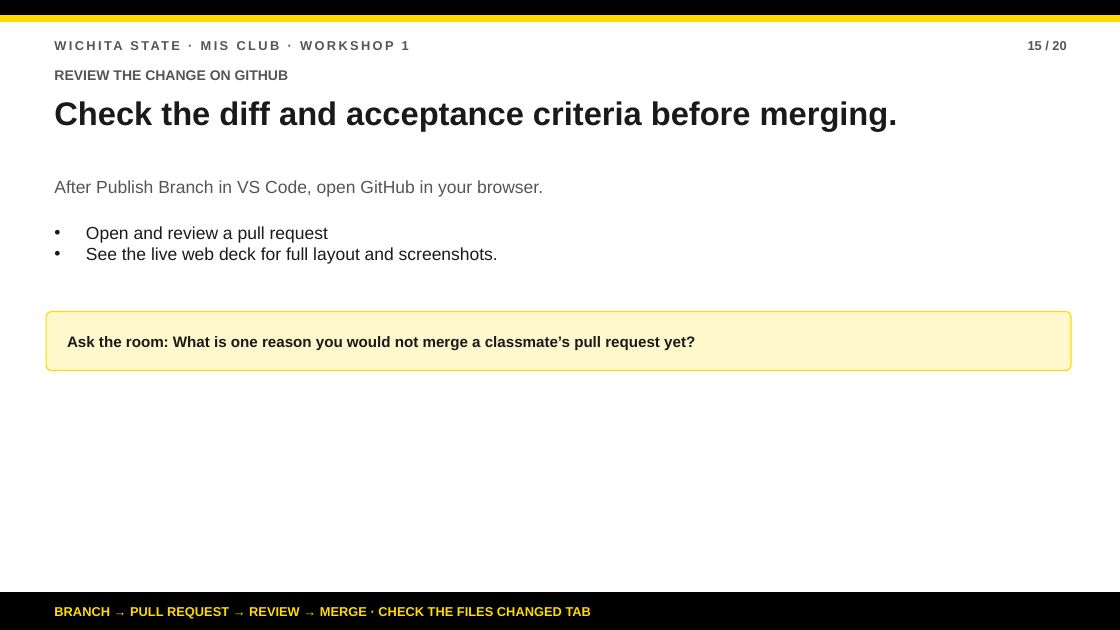
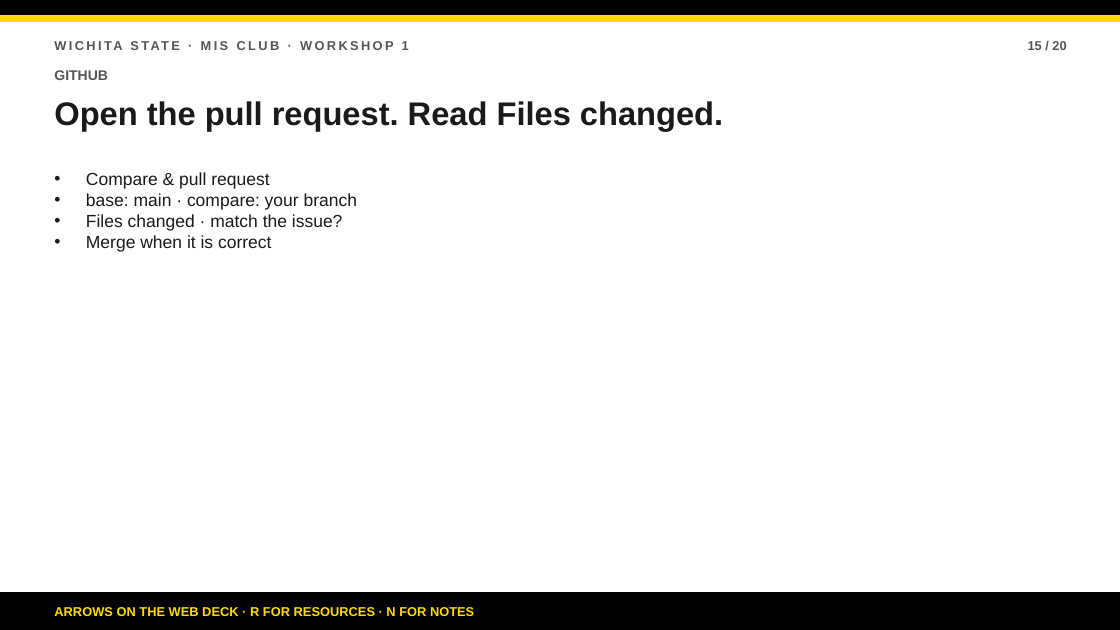
Before and after one commit to bsbcyber/workshop-site, a slide deck: slide 15 of downloads/workshop-1-presentation.pptx. Drawn at 1120x630 pixels with LibreOffice and Linux fonts; fonts in the diff are those of the drawing. Boxes give left, top, right and bottom in pixels: in the first picture for what was removed or moved away, otherwise in the second. Text is boxed around its words. In the diff, an @@ line names an element or a change of style, - is before the commit and + after.

```diff
--- a/downloads/workshop-1-presentation.pptx
+++ b/downloads/workshop-1-presentation.pptx
@@ text at box(54, 70, 108, 80): text changed @@
-REVIEW THE CHANGE ON GITHUB
+GITHUB
@@ text at box(54, 101, 723, 130): text changed @@
-Check the diff and acceptance criteria before merging.
+Open the pull request. Read Files changed.
@@ text "Compare & pull request" at box(86, 172, 357, 252): vertical alignment middle to top @@
@@ text at box(86, 172, 357, 252): text changed; text colour #555555 to #1A1A1A @@
-After Publish Branch in VS Code, open GitHub in your browser.
+• Compare & pull request
+• base: main · compare: your branch
+• Files changed · match the issue?
+• Merge when it is correct
@@ text removed at box(86, 226, 498, 264) @@
-• Open and review a pull request
-• See the live web deck for full layout and screenshots.
@@ rounded rectangle removed at box(46, 312, 1071, 371) @@
@@ text removed at box(67, 336, 695, 350) @@
-Ask the room: What is one reason you would not merge a classmate’s pull request yet?
@@ text at box(54, 607, 474, 616): text changed @@
-BRANCH → PULL REQUEST → REVIEW → MERGE · CHECK THE FILES CHANGED TAB
+ARROWS ON THE WEB DECK · R FOR RESOURCES · N FOR NOTES
```
Also in this commit, not shown: 17 other slides changed, 2 slides added, 2 slides removed, 26 other files.
